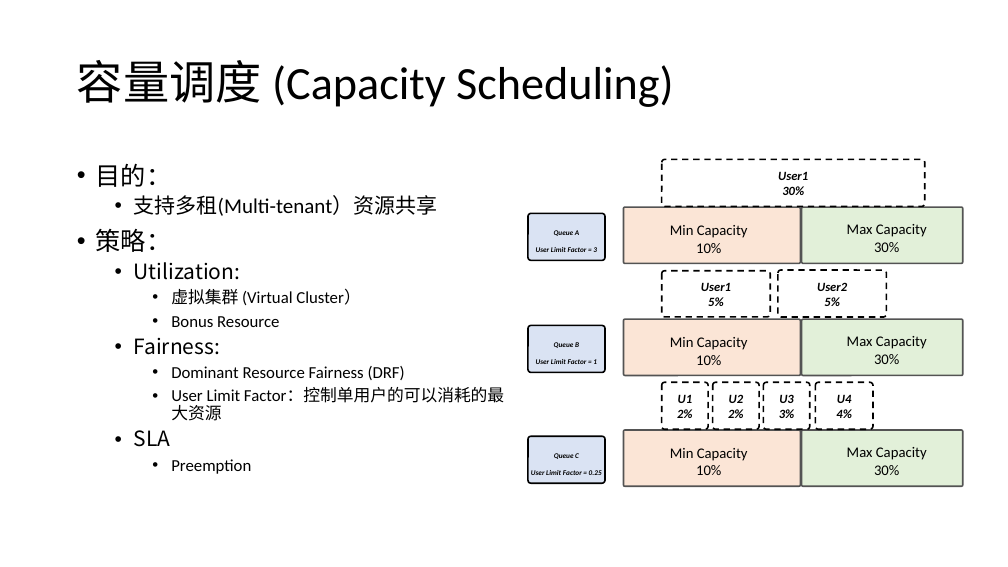
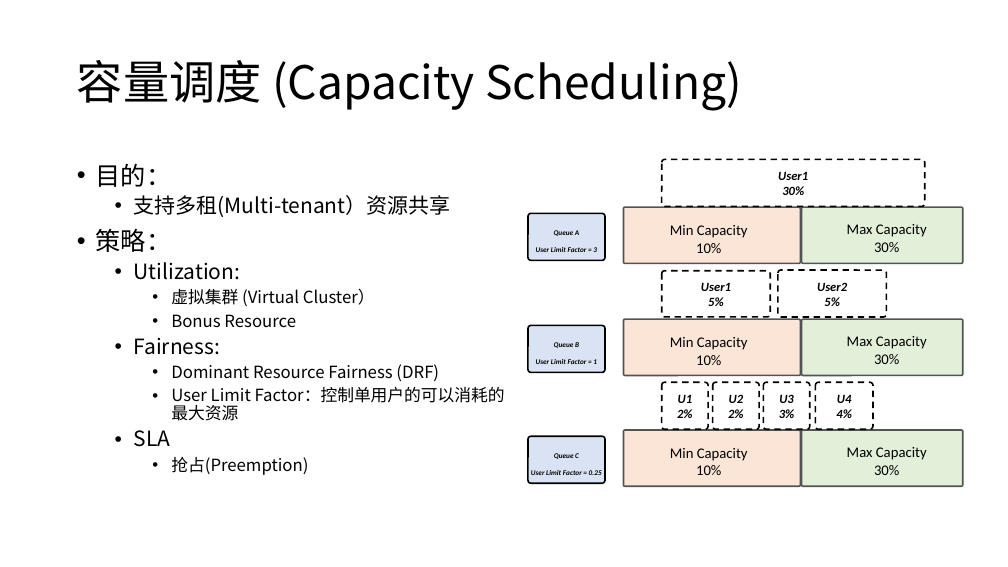
Before and after one commit to microsoft/AI-System, a slide deck: slide 30 of Lectures/BasicTopics/SystemforAI-7-Platform.ppsx. Drawn at 1008x567 pixels with LibreOffice and Linux fonts; fonts in the diff are those of the drawing. Boxes give left, top, right and bottom in pixels: in the first picture for what was removed or moved away, otherwise in the second. Text is boxed around its words. In the diff, an @@ line names an element or a change of style, - is before the commit and + after.

```diff
--- a/Lectures/BasicTopics/SystemforAI-7-Platform.ppsx
+++ b/Lectures/BasicTopics/SystemforAI-7-Platform.ppsx
@@ title "容量调度 (Capacity Scheduling)" at [77, 60, 742, 111]: font Calibri to Noto Sans CJK SC @@
@@ text at [96, 163, 505, 421]: font Calibri to Noto Sans CJK SC in "目的：", "支持多租(Multi-tenant）资源共享", "策略：", "虚拟集群 (Virtual Cluster）" and 3 more places @@
@@ text at [171, 457, 308, 475]: text changed; font Calibri to Noto Sans CJK SC @@
-    • Preemption
+    • 抢占(Preemption)
```
Also in this commit, not shown: 17 other slides changed, 3 slides added, 1 slide removed, 3 other files.
